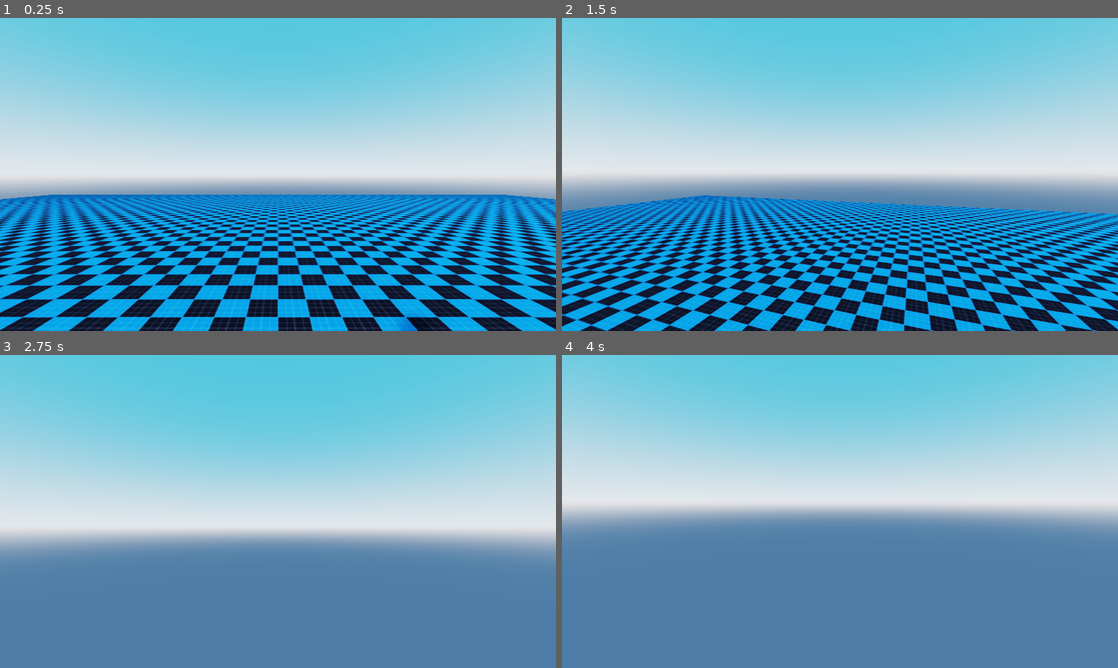
Above: before the commit, frames 1-4 (two rows, left to right).
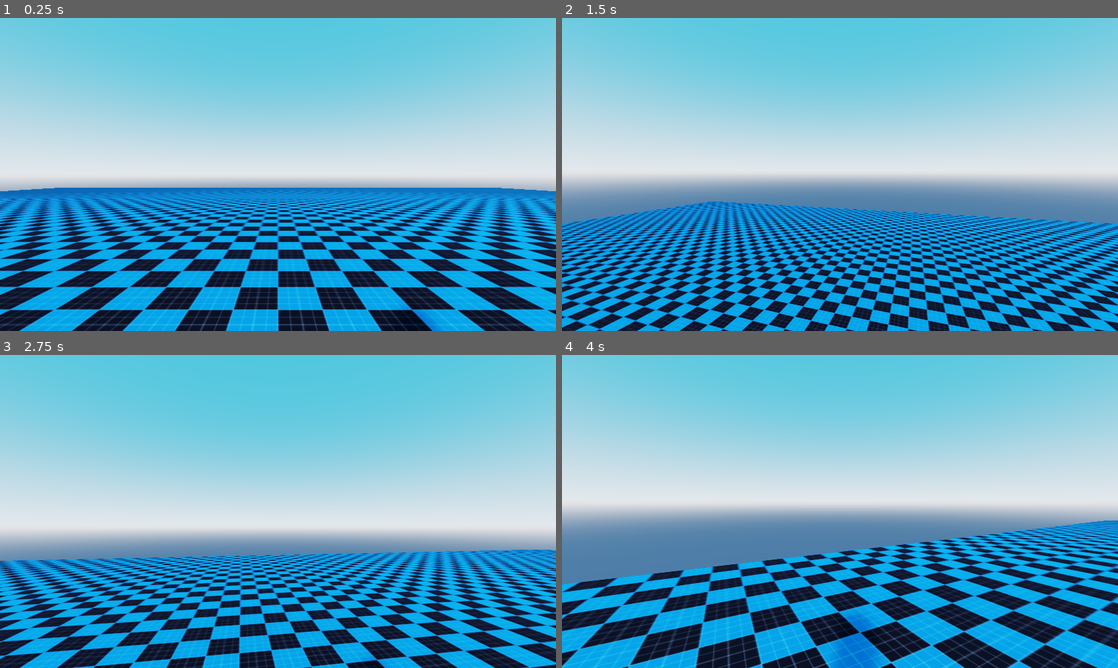
Above: after the commit, the same moments.

Repository: nezvers/Godot_RigidBodyFpsController
Game: Godot game, scene res://Level/Level.tscn
Same seed, same stepped clock (60 frames per second), same inputs: the game is played once before the commit and once after it.
Inputs (mouse positions are in pixels of both pictures, inside the frame that each line leads up to):
- Up to frame 1 (0.25 s): no input
- Up to frame 2 (1.5 s): tap Enter (ui_accept) at 0.5 s; move the mouse to (867, 174) at 0.52 s; hold Ctrl (crouch) 0.53-1.28 s; hold W (move_up) from 0.53 s (still down); tap Space (jump) at 0.77, 0.8, 1.07, 1.35 s; move the mouse to (812, 174) at 1.27 s
- Up to frame 3 (2.75 s): keep holding W (move_up); tap Space (jump) at 1.52, 1.82, 2.3 s; tap Ctrl (crouch) at 1.55 s; move the mouse to (289, 505) at 2.02 s; hold Ctrl (crouch) from 2.03 s (still down)
- Up to frame 4 (4 s): keep holding W (move_up); move the mouse to (834, 517) at 2.77 s; release Ctrl (crouch) at 2.78 s; tap Ctrl (crouch) at 2.85 s; tap Space (jump) at 3.02, 3.32 s; move the mouse to (878, 514) at 3.52 s; hold Space (jump) from 3.53 s (still down)

The runs differ from the first frame. In frame 1, 29% of the frame differs, in the area x 0-100%, y 54-100%; in frame 2, 27%; in frame 3, 36%; in frame 4, 37%, in the area x 0-100%, y 52-100%.

Commit message:
moving inputs to _unhandled_input

Diff:
--- a/player/Player.gd
+++ b/player/Player.gd
@@ -3,6 +3,7 @@
 
 onready var body: = $Body
 onready var camera: = $Body/Camera
+onready var jumpBuffer: = $JumperBuffer
 
 var forward:Vector3
 var right:Vector3
@@ -12,25 +13,33 @@
 #Movement
 var moveSpeed: = 4500
 var maxSpeed: = 20.0
-var grounded: = false
-var cancellingGrounded: = false
+var is_grounded: = false
+var cancellingis_grounded: = false
 var threshold: = 0.01
 var maxSlopeAngle: = 45.0/90.0	#easy to check against normals y value
 var counterMovement: = 0.175
+var gravity_force: = 3000.0
 
 #Crouch & Slide
 var slideForce: = 400
 var slideCounterMovement: = 0.2
 
 #Jumping
-var readyToJump = true
-var jumpCooldown = 0.25
-var jumpForce = 550.0
+var readyToJump: = true
+var jumpCooldown: = 0.25
+var jumpForce: = 450.0
+var jump_count: = 0
+var max_jumps: = 2
+var is_jumping: = false 	#jump logic deviation from DaviTutorials
 
 #Input
+var btn_right: = 0.0
+var btn_left: = 0.0
+var btn_up: = 0.0
+var btn_down: = 0.0
 var x: = 0.0
 var y: = 0.0
-var jumping: = false
+var jump: = false
 var sprinting: = false
 var crouching: = false
 
@@ -42,6 +51,19 @@
 func _unhandled_input(event:InputEvent)->void:
 	if event is InputEventMouseMotion && Input.get_mouse_mode() == Input.MOUSE_MODE_CAPTURED:
 		camera.mouse_movement(event)	#Camera deals with turning and looking
+	elif event.is_action_pressed("jump"):
+		jump = true
+	elif event.is_action_released("jump"):
+		jump = false
+	elif event.is_action("move_right"):
+		btn_right = Input.get_action_strength("move_right")
+	elif event.is_action("move_left"):
+		btn_left = Input.get_action_strength("move_left")
+	elif event.is_action("move_up"):
+		btn_up = Input.get_action_strength("move_up")
+	elif event.is_action("move_down"):
+		btn_down = Input.get_action_strength("move_down")
+
 
 func _integrate_forces(state: PhysicsDirectBodyState)->void:
 	forward = -body.transform.basis.z
@@ -52,9 +74,9 @@
 
 
 func MyInput()->void:
-	x = Input.get_action_strength("move_right") - Input.get_action_strength("move_left")
-	y = Input.get_action_strength("move_up") - Input.get_action_strength("move_down")
-	jumping = Input.is_action_pressed("jump")
+	x = btn_right - btn_left
+	y = btn_up - btn_down
+	jump = Input.is_action_pressed("jump")
 	crouching = Input.is_action_pressed("crouch")
 
 #    if Input.is_action_just_pressed("crouch"):
@@ -64,7 +86,7 @@
 
 func movement(delta:float)->void:
 	#Add extra gravity
-	add_central_force(Vector3.DOWN * delta * 10)
+	add_central_force(Vector3.DOWN * delta * gravity_force)
 
 	#Find actual velocity relative to where player is looking
 	var mag:Vector2 = FindVelRelativeToLook()
@@ -73,12 +95,11 @@
 	CounterMovement(delta, mag)    #x & y is global variable
 
 	#If holding jump && ready to jump, then jump
-	if readyToJump && jumping:
+	if readyToJump && jump:
 		Jump()
-		pass
 
-	#If sliding down a ramp, add force down so player stays grounded and also builds speed
-	if crouching && grounded && readyToJump:
+	#If sliding down a ramp, add force down so player stays is_grounded and also builds speed
+	if crouching && is_grounded && readyToJump:
 		add_central_force(Vector3.DOWN * delta * 3000)
 		return
 
@@ -92,11 +113,11 @@
 	var multiplier: = Vector2(1.0, 1.0)
 
 	#Movement in air
-	if !grounded:
+	if !is_grounded:
 		multiplier = Vector2(0.5, 0.5)
 
 	#Movement while sliding
-	if grounded && crouching:
+	if is_grounded && crouching:
 		multiplier.y = 0.0
 
 	#Apply forces to move player
@@ -115,7 +136,7 @@
 	return Vector2(magnitude * cos(v), magnitude * cos(u))
 
 func CounterMovement(delta:float, mag:Vector2)->void:
-	if !grounded || jumping:
+	if !is_grounded || jump:
 		return
 
 	#Slow down sliding
@@ -137,23 +158,34 @@
 		linear_velocity = Vector3(n.x, fallSpeed, n.z)
 
 func Jump()->void:
-	if grounded && readyToJump:
+	if is_grounded && readyToJump:
 		readyToJump = false
 
 		#Add jump forces
 		add_central_force(Vector3.UP * jumpForce * 1.5)
 		add_central_force(normalVector * jumpForce * 0.5)
 
-		#If jumping while falling, reset y velocity.
+		#If jump while falling, reset y velocity.
 		#Not sure yet about that section
 
 func CollisionCheck(state: PhysicsDirectBodyState)->void:
-	grounded = false
-	for i in state.get_contact_count():
-		if ground_layer == ground_layer & state.get_contact_collider_object(i).collision_mask:	#bitmask AND with ground layer to check if colliding against ground layer
-			var normal = state.get_contact_local_normal(i)
+	var new_is_grounded: = false
+	for id in state.get_contact_count():
+		if ground_layer == ground_layer & state.get_contact_collider_object(id).collision_mask:	#bitmask AND with ground layer to check if colliding against ground layer
+			var normal = state.get_contact_local_normal(id)
 			if normal.y > maxSlopeAngle:
-				grounded = true
-				cancellingGrounded = false
-				normalVector = normal
+				new_is_grounded = true
 				readyToJump = true
+
+	if is_grounded && !new_is_grounded:
+		if !jump:
+			jumpBuffer.start()
+	elif !is_grounded && new_is_grounded:
+		jump_count = 0
+		landed()																#virtual method
+	is_grounded = new_is_grounded
+
+
+#CALLBACK METHODS
+func landed()->void:
+	pass
--- a/player/Player.tscn
+++ b/player/Player.tscn
@@ -35,3 +35,7 @@
 transform = Transform( 1, 0, 0, 0, 1, 0, 0, 0, 1, 0, 2.02107, 0 )
 current = true
 script = ExtResource( 2 )
+
+[node name="JumperBuffer" type="Timer" parent="."]
+wait_time = 0.1
+one_shot = true
--- a/project.godot
+++ b/project.godot
@@ -66,6 +66,11 @@
  ]
 }
 
+[layer_names]
+
+3d_physics/layer_1="Ground"
+3d_physics/layer_2="Player"
+
 [rendering]
 
 quality/filters/anisotropic_filter_level=16
